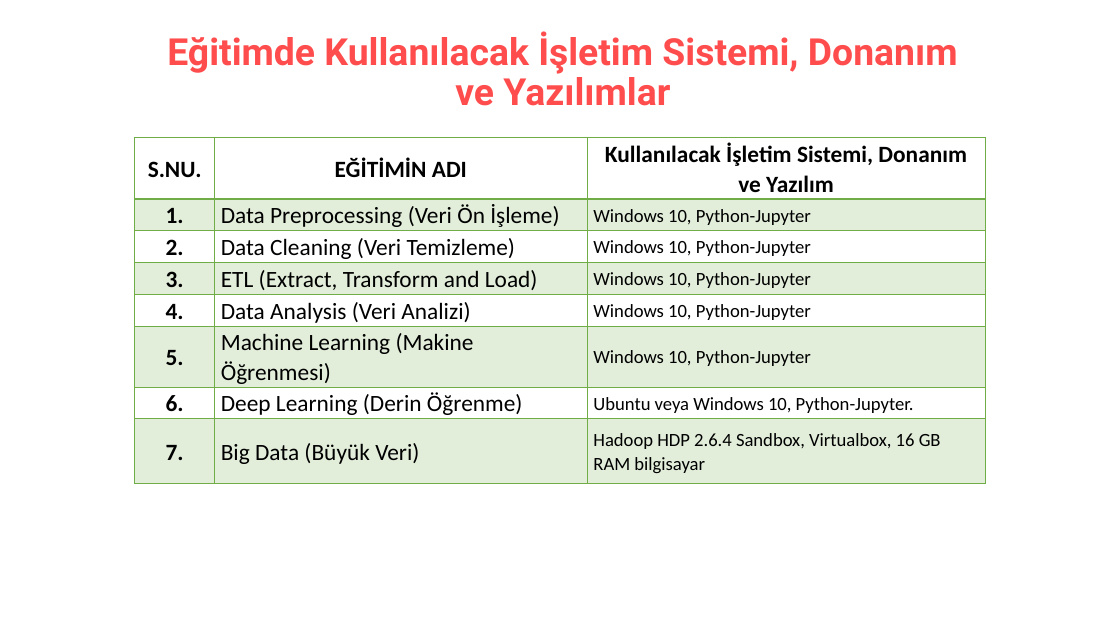
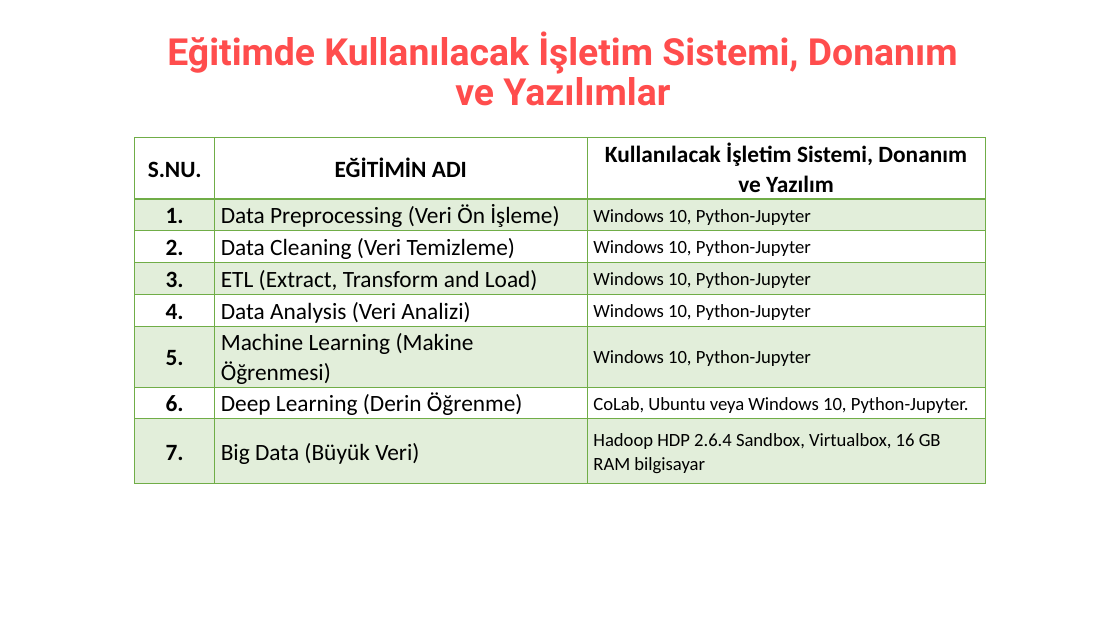
Before and after one commit to erkansirin78/preprocessing-analysis-ml-dl-big-data, a slide deck: slide 7 of acilis_sunumu.pptx. Drawn at 1120x630 pixels with LibreOffice and Linux fonts; fonts in the diff are those of the drawing. Boxes give left, top, right and bottom in pixels: in the first picture for what was removed or moved away, otherwise in the second. Text is boxed around its words. In the diff, an @@ line names an element or a change of style, - is before the commit and + after.

```diff
--- a/acilis_sunumu.pptx
+++ b/acilis_sunumu.pptx
@@ table at <box>135,138,986,479</box> @@
-row 7, column 3: Ubuntu veya Windows 10, Python-Jupyter.
+row 7, column 3: CoLab, Ubuntu veya Windows 10, Python-Jupyter.
```
Also in this commit, not shown: 3 slides added, 16 other files.
